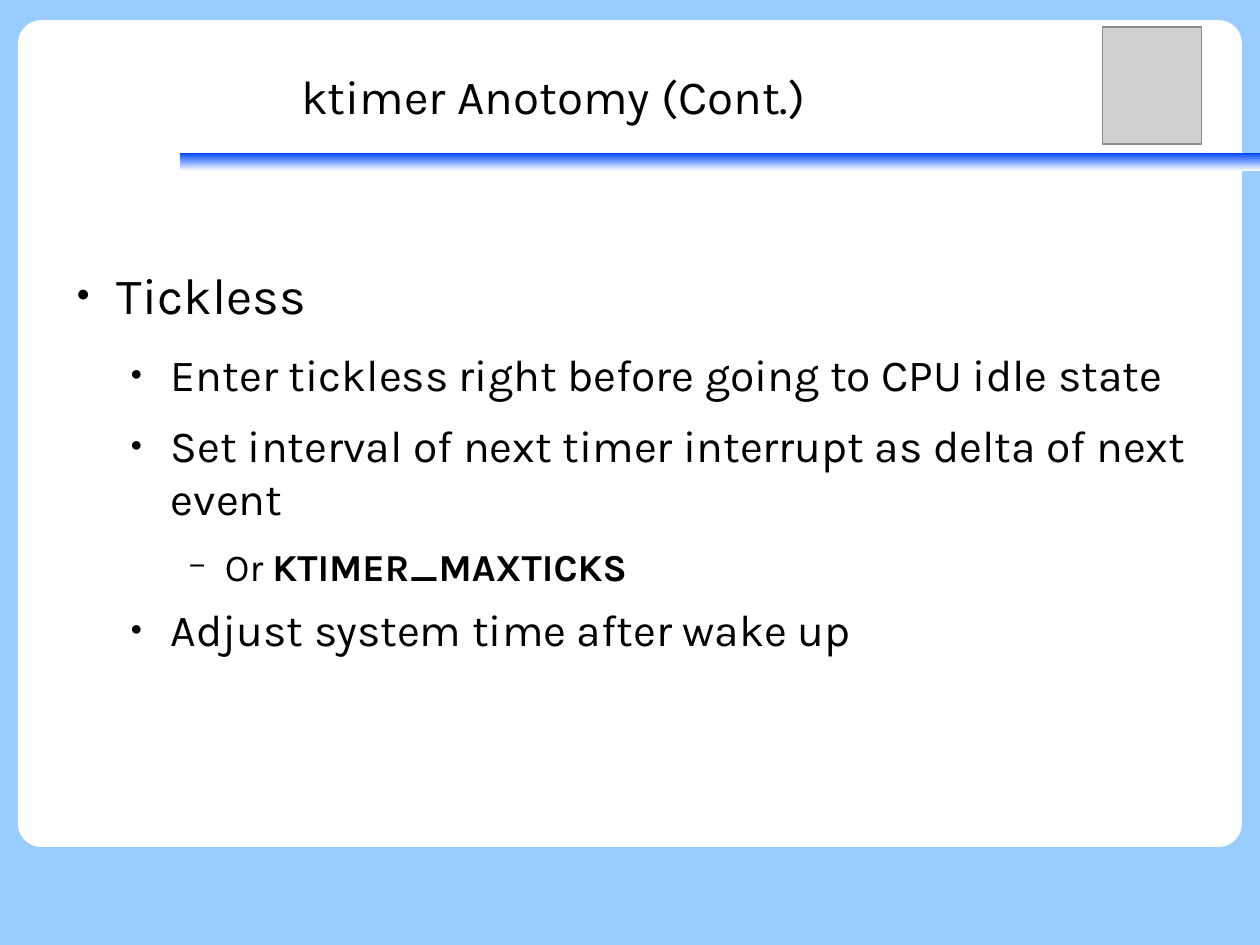
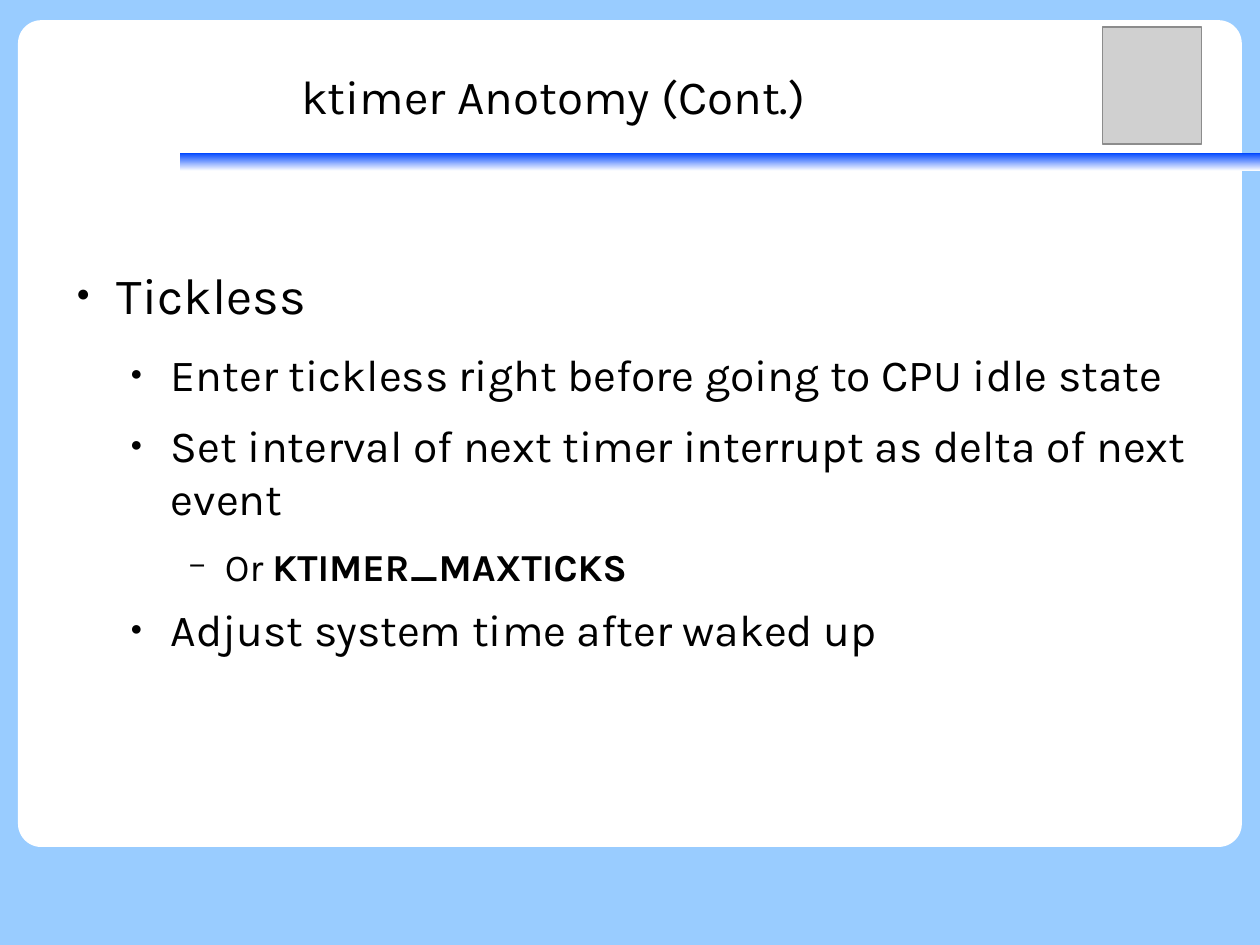
Before and after one commit to vh21/documents, a slide deck: slide 37 of ukernel/f9-microkernel-ktimer.odp. Drawn at 1260x945 pixels with LibreOffice and Linux fonts; fonts in the diff are those of the drawing; grey boxes stand for pictures. Boxes give left, top, right and bottom in pixels: in the first picture for what was removed or moved away, otherwise in the second. Text is boxed around its words. In the diff, an @@ line names an element or a change of style, - is before the commit and + after.

Commit message:
ukernel: f9kernel: fix typo

```diff
--- a/ukernel/f9-microkernel-ktimer.odp
+++ b/ukernel/f9-microkernel-ktimer.odp
@@ text at (x1=171, y1=615, x2=877, y2=657): text changed @@
-  ● Adjust system time after wake up
+  ● Adjust system time after waked up
```
Also in this commit, not shown: 6 other slides changed.
